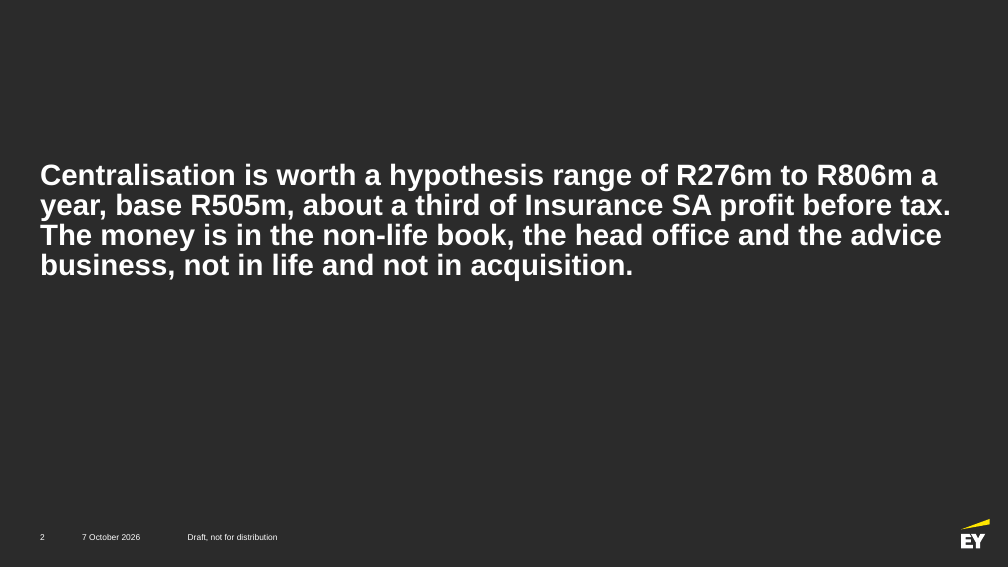
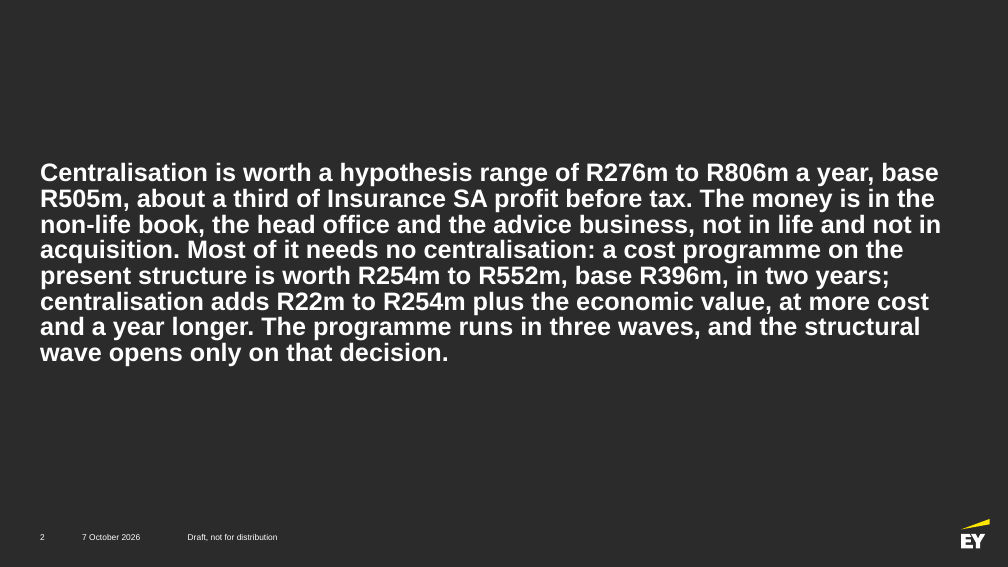
Before and after one commit to Adamastor-ZA/Letsema, a slide deck: slide 2 of outputs/06_pov_afs_centralisation.pptx. Drawn at 1008x567 pixels with LibreOffice and Linux fonts; fonts in the diff are those of the drawing; background and template pictures are left out; a plain dark background stands for a picture behind light text. Boxes give left, top, right and bottom in pixels: in the first picture for what was removed or moved away, otherwise in the second. Text is boxed around its words. In the diff, an @@ line names an element or a change of style, - is before the commit and + after.

```diff
--- a/outputs/06_pov_afs_centralisation.pptx
+++ b/outputs/06_pov_afs_centralisation.pptx
@@ text at (40, 162, 941, 367): text changed; size 28 to 24 pt @@
-Centralisation is worth a hypothesis range of R276m to R806m a year, base R505m, about a third of Insurance SA profit before tax. The money is in the non-life book, the head office and the advice business, not in life and not in acquisition.
+Centralisation is worth a hypothesis range of R276m to R806m a year, base R505m, about a third of Insurance SA profit before tax. The money is in the non-life book, the head office and the advice business, not in life and not in acquisition. Most of it needs no centralisation: a cost programme on the present structure is worth R254m to R552m, base R396m, in two years; centralisation adds R22m to R254m plus the economic value, at more cost and a year longer. The programme runs in three waves, and the structural wave opens only on that decision.
```
Also in this commit, not shown: 1 other slide changed, 3 slides added, 4 other files.
